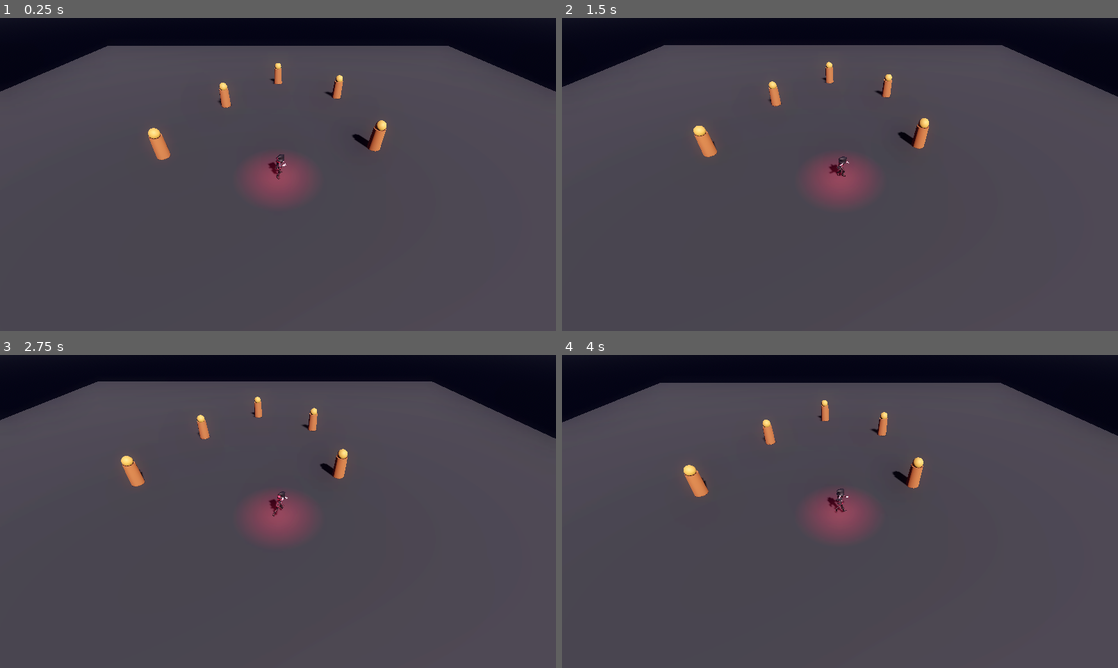
Above: before the commit, frames 1-4 (two rows, left to right).
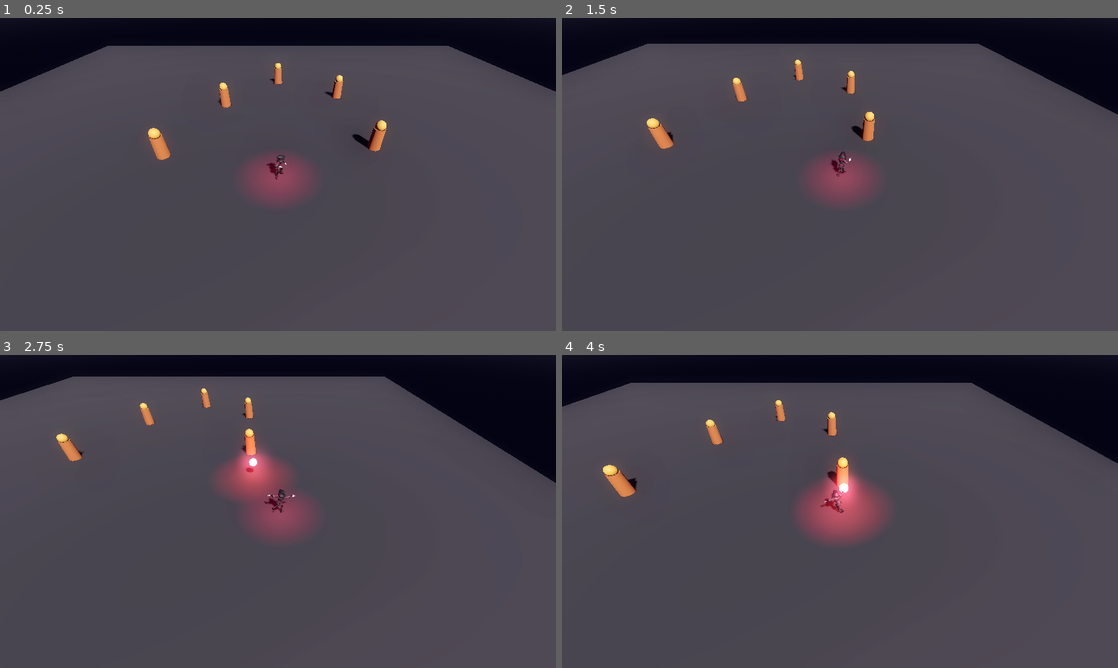
Above: after the commit, the same moments.

Repository: v-prokofev/MisterV
Game: Godot game, scene res://scenes/main.tscn
The game is run twice, just before and just after one commit, with the same random seed, the same clock (stepped at 60 frames per second) and the same inputs.
Inputs (mouse positions are in pixels of both pictures, inside the frame that each line leads up to):
- Up to frame 1 (0.25 s): no input
- Up to frame 2 (1.5 s): move the mouse to (962, 158) at 0.52 s; hold D (move_right) 0.53-1.28 s; click (962, 158) at 0.67 s; move the mouse to (728, 190) at 1.27 s; hold S (move_backward) from 1.28 s (still down)
- Up to frame 3 (2.75 s): move the mouse to (333, 442) at 2.02 s; release S (move_backward) at 2.03 s; hold D (move_right) from 2.03 s (still down)
- Up to frame 4 (4 s): move the mouse to (812, 574) at 2.77 s; release D (move_right) at 2.78 s; hold W (move_forward) 2.78-3.53 s; click (812, 574) at 2.92 s; move the mouse to (1006, 558) at 3.52 s; hold A (move_left) from 3.53 s (still down)

The runs differ from the first frame. In frame 1, less than 0.1% of the frame differs, in the area x 48-52%, y 43-52%; in frame 2, 3.6%; in frame 3, 7.5%, in the area x 0-100%, y 6-52%; in frame 4, 6.3%.

Commit message:
Refine upper body bone mask (Spine1/Spine2 + Arms) to eliminate head and torso twisting during spell cast

Diff:
--- a/src/scripts/player.gd
+++ b/src/scripts/player.gd
@@ -2,7 +2,7 @@
 
 @export var move_speed: float = 6.5
 @export var attack_range: float = 25.0
-@export var attack_cooldown: float = 3.0
+@export var attack_cooldown: float = 0.75
 @export var magic_sphere_scene: PackedScene = preload("res://scenes/magic_sphere.tscn")
 
 # Camera Zoom Parameters
@@ -28,10 +28,7 @@
 
 func _ready() -> void:
 	add_to_group("player")
-
-	# 4x Slow Motion mode for visual inspection
-	Engine.time_scale = 0.25
-
+	Engine.time_scale = 1.0 # Normal gameplay speed
 	_setup_character_texture()
 	_setup_animation_library()
 	_setup_animation_tree()
@@ -146,11 +143,37 @@
 	blend_tree.add_node("attack_speed", timescale)
 	blend_tree.connect_node("attack_speed", 0, "attack_anim")
 
-	# 3. OneShot Full Body Mode (filter_enabled = false for full body test)
+	# 3. Refined Upper Body Mask (Arms + Upper Chest only, excluding Head and Root Spine to prevent torso twisting)
 	var oneshot = AnimationNodeOneShot.new()
-	oneshot.fadein_time = 0.1
-	oneshot.fadeout_time = 0.2
-	oneshot.filter_enabled = false # TEMPORARILY FULL BODY FOR ANGLE TEST
+	oneshot.fadein_time = 0.08
+	oneshot.fadeout_time = 0.12
+	oneshot.filter_enabled = true
+
+	var upper_body_paths = [
+		"Skeleton3D:mixamorig_Spine1",
+		"Skeleton3D:mixamorig_Spine2",
+		"Skeleton3D:mixamorig_LeftShoulder",
+		"Skeleton3D:mixamorig_LeftArm",
+		"Skeleton3D:mixamorig_LeftForeArm",
+		"Skeleton3D:mixamorig_LeftHand",
+		"Skeleton3D:mixamorig_RightShoulder",
+		"Skeleton3D:mixamorig_RightArm",
+		"Skeleton3D:mixamorig_RightForeArm",
+		"Skeleton3D:mixamorig_RightHand",
+		"Skeleton3D:mixamorig_LeftHandThumb1", "Skeleton3D:mixamorig_LeftHandThumb2", "Skeleton3D:mixamorig_LeftHandThumb3", "Skeleton3D:mixamorig_LeftHandThumb4",
+		"Skeleton3D:mixamorig_LeftHandIndex1", "Skeleton3D:mixamorig_LeftHandIndex2", "Skeleton3D:mixamorig_LeftHandIndex3", "Skeleton3D:mixamorig_LeftHandIndex4",
+		"Skeleton3D:mixamorig_LeftHandMiddle1", "Skeleton3D:mixamorig_LeftHandMiddle2", "Skeleton3D:mixamorig_LeftHandMiddle3", "Skeleton3D:mixamorig_LeftHandMiddle4",
+		"Skeleton3D:mixamorig_LeftHandRing1", "Skeleton3D:mixamorig_LeftHandRing2", "Skeleton3D:mixamorig_LeftHandRing3", "Skeleton3D:mixamorig_LeftHandRing4",
+		"Skeleton3D:mixamorig_LeftHandPinky1", "Skeleton3D:mixamorig_LeftHandPinky2", "Skeleton3D:mixamorig_LeftHandPinky3", "Skeleton3D:mixamorig_LeftHandPinky4",
+		"Skeleton3D:mixamorig_RightHandThumb1", "Skeleton3D:mixamorig_RightHandThumb2", "Skeleton3D:mixamorig_RightHandThumb3", "Skeleton3D:mixamorig_RightHandThumb4",
+		"Skeleton3D:mixamorig_RightHandIndex1", "Skeleton3D:mixamorig_RightHandIndex2", "Skeleton3D:mixamorig_RightHandIndex3", "Skeleton3D:mixamorig_RightHandIndex4",
+		"Skeleton3D:mixamorig_RightHandMiddle1", "Skeleton3D:mixamorig_RightHandMiddle2", "Skeleton3D:mixamorig_RightHandMiddle3", "Skeleton3D:mixamorig_RightHandMiddle4",
+		"Skeleton3D:mixamorig_RightHandRing1", "Skeleton3D:mixamorig_RightHandRing2", "Skeleton3D:mixamorig_RightHandRing3", "Skeleton3D:mixamorig_RightHandRing4",
+		"Skeleton3D:mixamorig_RightHandPinky1", "Skeleton3D:mixamorig_RightHandPinky2", "Skeleton3D:mixamorig_RightHandPinky3", "Skeleton3D:mixamorig_RightHandPinky4"
+	]
+
+	for p in upper_body_paths:
+		oneshot.set_filter_path(NodePath(p), true)
 
 	blend_tree.add_node("attack_shot", oneshot)
 
@@ -160,8 +183,8 @@
 
 	anim_tree.tree_root = blend_tree
 	anim_tree.active = true
-	anim_tree.set("parameters/attack_speed/scale", 1.0)
-	print("TEMPORARY TEST: Full Body Attack Mode Active (filter_enabled = false)")
+	anim_tree.set("parameters/attack_speed/scale", 2.6)
+	print("Refined Upper Body Mask Applied (Spine1/Spine2 + Arms)")
 
 func _physics_process(delta: float) -> void:
 	# 0. Smooth Camera Zoom FOV
@@ -253,8 +276,8 @@
 	if anim_tree:
 		anim_tree.set("parameters/attack_shot/request", AnimationNodeOneShot.ONE_SHOT_REQUEST_FIRE)
 
-	# Wait for forward hand extension in slow-motion
-	await get_tree().create_timer(0.7).timeout
+	# Wait for forward hand extension (0.24s at 2.6x speed)
+	await get_tree().create_timer(0.24).timeout
 
 	if is_instance_valid(current_target):
 		_spawn_magic_sphere()
